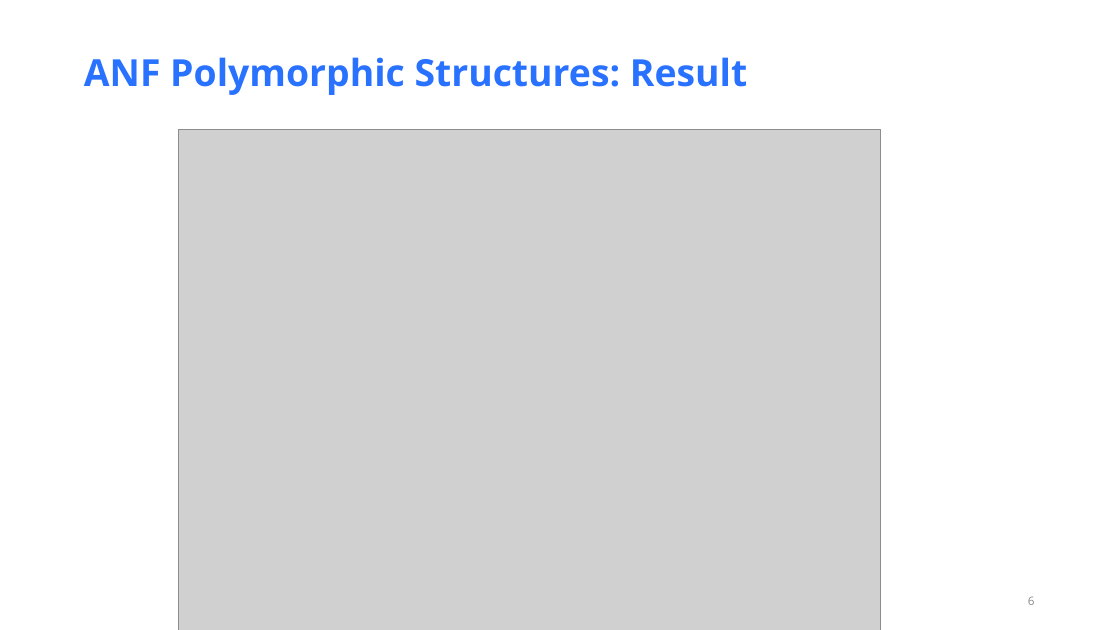
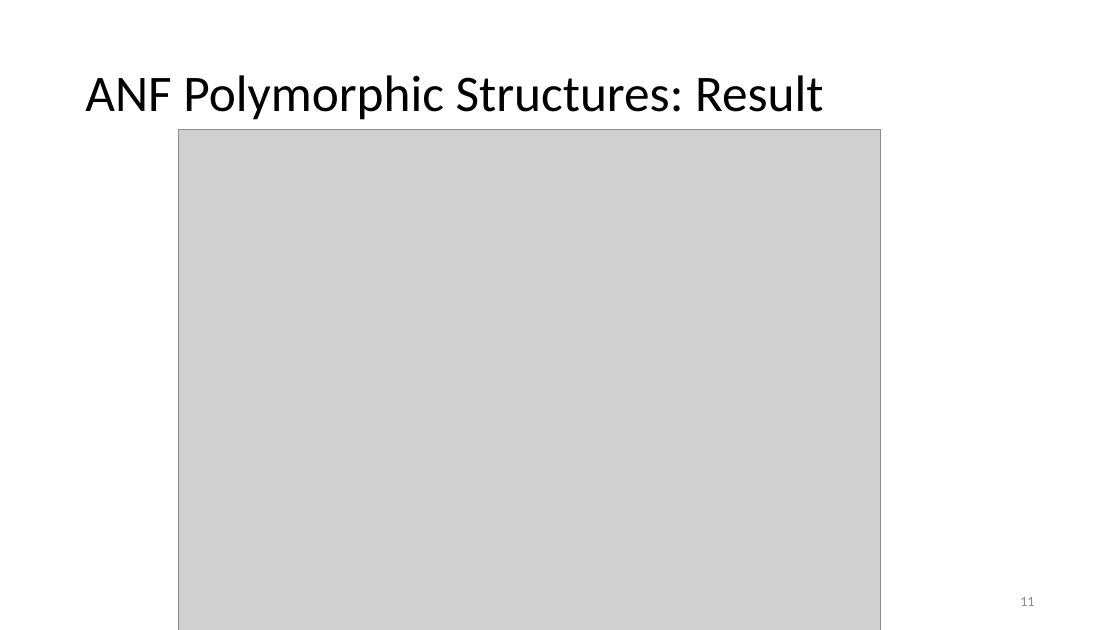
Before and after one commit to HL7/ANF, a slide deck: slide 11 of src/main/uml/doc/ANF Reference Model.pptx (slide 6 before the commit). Drawn at 1120x630 pixels with LibreOffice and Linux fonts; fonts in the diff are those of the drawing; grey boxes stand for pictures. Boxes give left, top, right and bottom in pixels: in the first picture for what was removed or moved away, otherwise in the second. Text is boxed around its words. In the diff, an @@ line names an element or a change of style, - is before the commit and + after.

```diff
--- a/src/main/uml/doc/ANF Reference Model.pptx
+++ b/src/main/uml/doc/ANF Reference Model.pptx
@@ title "ANF Polymorphic Structures: Result": place and size @@
-title "ANF Polymorphic Structures: Result" at <box>84,57,747,95</box>
+title "ANF Polymorphic Structures: Result" at <box>85,75,823,120</box>
@@ title "ANF Polymorphic Structures: Result" at <box>85,75,823,120</box>: size 32 to 44 pt, font Open Sans to Calibri, text colour #2972FF to #000000, bold off; line spacing 0.8 to 0.9 @@
@@ page number at <box>1020,597,1034,606</box>: text changed; size 10 to 12 pt; font Open Sans to Calibri @@
-6
+11
```
Also in this commit, not shown: 12 other slides changed, 5 slides added, 5 other files.
